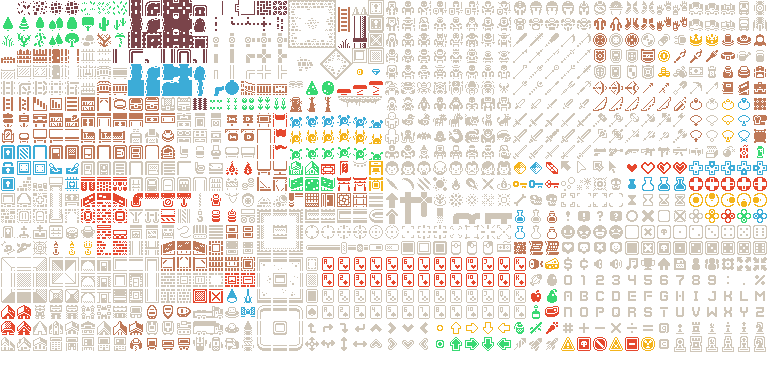
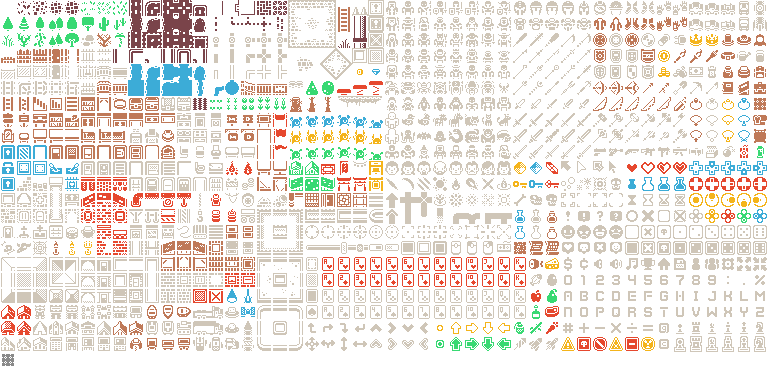
Layered file, before and after one edit (768x368). Changes by layer:
painted on "Layer 3" over (x1=2, y1=354, x2=14, y2=366)
